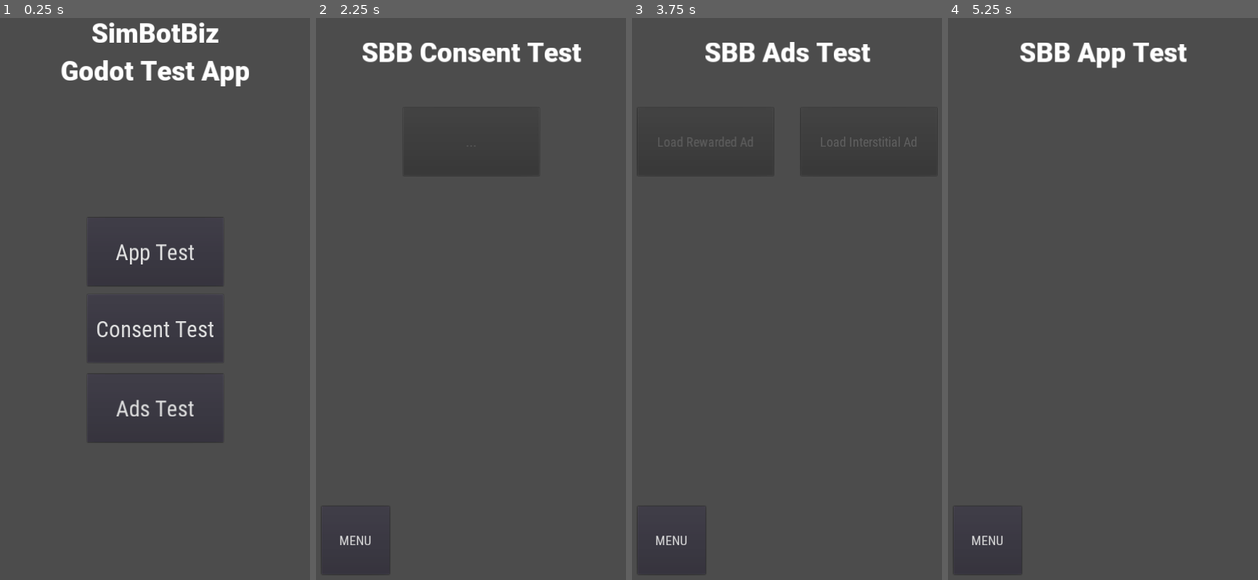
Above: before the commit, frames 1-4 (left to right).
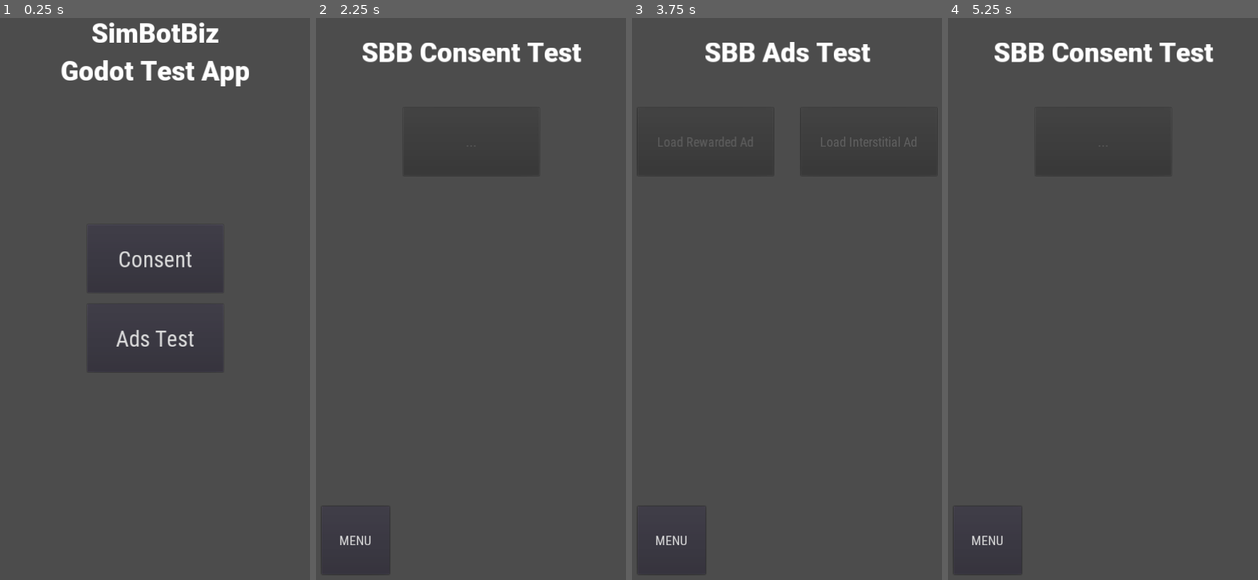
Above: after the commit, the same moments.

Repository: SimBotBiz/Godot-SBBAds
Game: Godot game, scene res://Menu.tscn
Two runs of this game, one before a commit and one after it. Both use one fixed random seed, a clock stepped at 60 frames per second and the inputs below.
Inputs (mouse positions are in pixels of both pictures, inside the frame that each line leads up to):
- Up to frame 1 (0.25 s): no input
- Up to frame 2 (2.25 s): click (471, 254) at 0.5 s, where only the run before the commit has a clickable "App Test"; click "MENU" at 1.25 s; click "Consent Test" (after the commit: "Consent") at 2 s
- Up to frame 3 (3.75 s): click "MENU" at 2.75 s; click "Ads Test" at 3.5 s
- Up to frame 4 (5.25 s): click "MENU" at 4.25 s; click (1103, 254) at 5 s, where only the run before the commit has a clickable "App Test"

The runs differ from the first frame. In frame 1, 1.6% of the frame differs, in the area x 28-72%, y 35-76%; in frame 2, nothing differs; in frame 3, nothing differs; in frame 4, 1.6%, in the area x 14-86%, y 4-9%.

Commit message:
sbbtest removed

Diff:
--- a/example/AppTest.gd
+++ /dev/null
@@ -1,36 +0,0 @@
-extends Node
-
-var test: Object = null
-var test_opt: Dictionary = {
-	"OPTION_1": true,						# Boolean
-	"OPTION_2": "true",						# String
-	"OPTION_3": "Hello Godot!",				# String
-	"OPTION_4": 123,						# Integer
-	"OPTION_5": 1.23,						# Double
-	#"OPTION_6": [1, 2, 3],					# Integer[] -> DOES NOT WORK!
-	#"OPTION_7": ["one", "two", "three"],	# String[] -> DOES NOT WORK!
-}
-
-func _ready() -> void:
-	if Engine.has_singleton("SBBTest"):
-		test = Engine.get_singleton("SBBTest")
-		test.init(get_instance_id(), test_opt)
-
-
-# print log ingame
-func print_app(p_text: String) -> void:
-	$Log.newline()
-	$Log.add_text(p_text)
-
-
-func _on_MenuBtn_pressed() -> void:
-	SceneManager.goto_scene_n("Menu")
-
-
-# ~ ~ ~ ~ ~ ~ ~ ~ ~ ~ ~ ~ ~ ~ ~ ~ ~ ~ ~
-# This are callbacks from the module
-# ~ ~ ~ ~ ~ ~ ~ ~ ~ ~ ~ ~ ~ ~ ~ ~ ~ ~ ~
-
-func _get_message(p_message: String) -> void:
-	print(p_message)
-	print_app(p_message)
--- a/example/AppTest.tscn
+++ /dev/null
@@ -1,54 +0,0 @@
-[gd_scene load_steps=7 format=2]
-
-[ext_resource path="res://AppTest.gd" type="Script" id=1]
-[ext_resource path="res://fonts/Roboto-Black.ttf" type="DynamicFontData" id=2]
-[ext_resource path="res://fonts/RobotoCondensed-Regular.ttf" type="DynamicFontData" id=3]
-[ext_resource path="res://fonts/nav_font.tres" type="DynamicFont" id=4]
-
-[sub_resource type="DynamicFont" id=1]
-size = 60
-use_filter = true
-font_data = ExtResource( 2 )
-
-[sub_resource type="DynamicFont" id=2]
-size = 26
-use_filter = true
-font_data = ExtResource( 3 )
-
-[node name="AppTest" type="Control"]
-anchor_right = 1.0
-anchor_bottom = 1.0
-script = ExtResource( 1 )
-
-[node name="Label" type="Label" parent="."]
-anchor_left = 0.5
-anchor_right = 0.5
-margin_left = -350.0
-margin_top = 10.0
-margin_right = 350.0
-margin_bottom = 190.0
-custom_fonts/font = SubResource( 1 )
-text = "SBB App Test"
-align = 1
-valign = 1
-
-[node name="Log" type="RichTextLabel" parent="."]
-anchor_left = 0.5
-anchor_right = 0.5
-margin_left = -350.0
-margin_top = 200.0
-margin_right = 350.0
-margin_bottom = 1070.0
-custom_fonts/normal_font = SubResource( 2 )
-scroll_following = true
-
-[node name="MenuBtn" type="Button" parent="."]
-anchor_top = 1.0
-anchor_bottom = 1.0
-margin_left = 30.0
-margin_top = -180.0
-margin_right = 180.0
-margin_bottom = -30.0
-custom_fonts/font = ExtResource( 4 )
-text = "MENU"
-[connection signal="pressed" from="MenuBtn" to="." method="_on_MenuBtn_pressed"]
--- a/example/Menu.gd
+++ b/example/Menu.gd
@@ -1,12 +1,7 @@
 extends Node
 
-export (String, FILE, "*.tscn") var AppTestScene
 export (String, FILE, "*.tscn") var ConsentTestScene
 export (String, FILE, "*.tscn") var AdsTestScene
-
-
-func _on_AppTestBtn_pressed() -> void:
-	SceneManager.goto_scene_p(AppTestScene)
 
 func _on_ConsentTestBtn_pressed() -> void:
 	SceneManager.goto_scene_p(ConsentTestScene)
--- a/example/Menu.tscn
+++ b/example/Menu.tscn
@@ -13,7 +13,6 @@
 anchor_right = 1.0
 anchor_bottom = 1.0
 script = ExtResource( 1 )
-AppTestScene = "res://AppTest.tscn"
 ConsentTestScene = "res://ConsentTest.tscn"
 AdsTestScene = "res://AdsTest.tscn"
 
@@ -30,35 +29,24 @@
 align = 1
 valign = 1
 
-[node name="AppTestBtn" type="Button" parent="."]
-anchor_left = 0.5
-anchor_right = 0.5
-margin_left = -150.0
-margin_top = 465.0
-margin_right = 150.0
-margin_bottom = 615.0
-custom_fonts/font = SubResource( 1 )
-text = "App Test"
-
 [node name="ConsentTestBtn" type="Button" parent="."]
 anchor_left = 0.5
 anchor_right = 0.5
 margin_left = -150.0
-margin_top = 634.0
+margin_top = 480.0
 margin_right = 150.0
-margin_bottom = 784.0
+margin_bottom = 630.0
 custom_fonts/font = SubResource( 1 )
-text = "Consent Test"
+text = "Consent"
 
 [node name="AdsTestBtn" type="Button" parent="."]
 anchor_left = 0.5
 anchor_right = 0.5
 margin_left = -150.0
-margin_top = 809.0
+margin_top = 655.0
 margin_right = 150.0
-margin_bottom = 959.0
+margin_bottom = 805.0
 custom_fonts/font = SubResource( 1 )
 text = "Ads Test"
-[connection signal="pressed" from="AppTestBtn" to="." method="_on_AppTestBtn_pressed"]
 [connection signal="pressed" from="ConsentTestBtn" to="." method="_on_ConsentTestBtn_pressed"]
 [connection signal="pressed" from="AdsTestBtn" to="." method="_on_AdsTestBtn_pressed"]
--- a/example/project.godot
+++ b/example/project.godot
@@ -15,7 +15,7 @@
 
 [android]
 
-modules="org/godotengine/godot/SBBTest,org/godotengine/godot/SBBPlayServicesAds,org/godotengine/godot/SBBConsent"
+modules="org/godotengine/godot/SBBPlayServicesAds,org/godotengine/godot/SBBConsent"
 
 [application]
 
Not shown, removed: sbbtest/SCsub
Not shown, removed: sbbtest/config.py
Not shown, removed: sbbtest/test/AndroidManifestChunk.xml
Not shown, removed: sbbtest/test/AndroidPermissionsChunk.xml
Not shown, removed: sbbtest/test/java/SBBTest.java
Not shown, removed: sbbtest/test/res/values/strings.xml
Not shown, removed: scripts/pipenv-compile-android.bat
Not shown, removed: scripts/pipenv-init.bat
